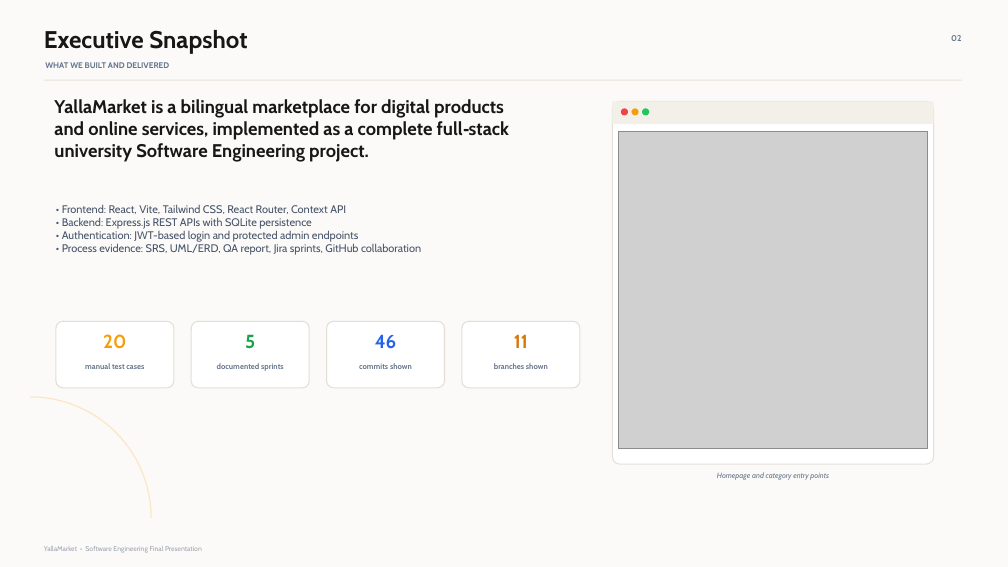
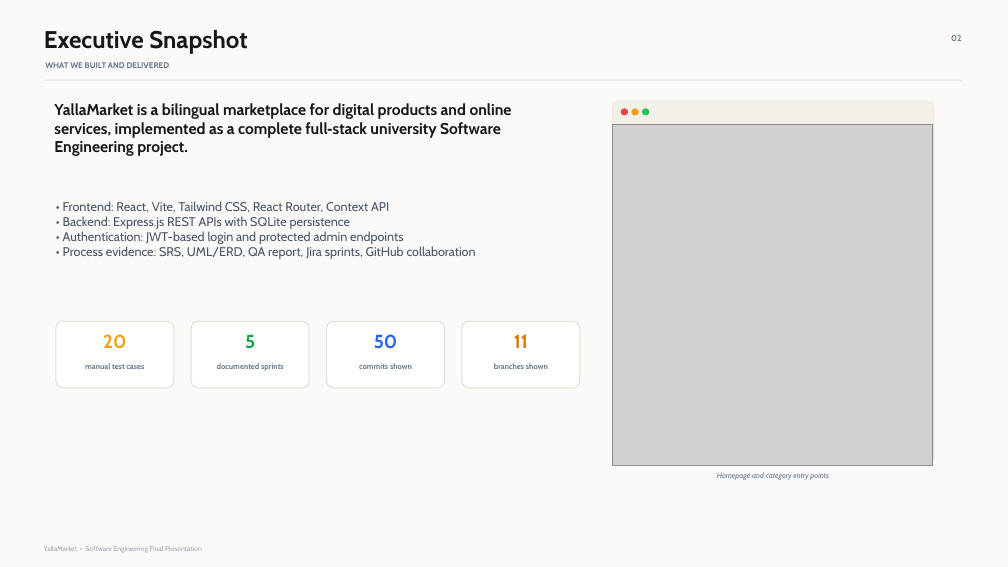
Before and after one commit to BaraaMasri99/yallaMarket, a slide deck: slide 2 of docs/PowerPoint/YallaMarket_Final_Presentation.pptx. Drawn at 1008x567 pixels with LibreOffice and Linux fonts; fonts in the diff are those of the drawing; grey boxes stand for pictures. Boxes give left, top, right and bottom in pixels: in the first picture for what was removed or moved away, otherwise in the second. Text is boxed around its words. In the diff, an @@ line names an element or a change of style, - is before the commit and + after.

```diff
--- a/docs/PowerPoint/YallaMarket_Final_Presentation.pptx
+++ b/docs/PowerPoint/YallaMarket_Final_Presentation.pptx
@@ arc (boxed as its full ellipse) removed at <box>734,0,1008,268</box> @@
@@ text "YallaMarket is a bilingual marketplace ..." at <box>54,103,512,156</box>: size 17.5 to 14.9 pt @@
@@ picture: place and size @@
-picture at <box>619,132,928,448</box>
+picture at <box>613,124,933,466</box>
@@ text "• Frontend: React, Vite, Tailwind ..." at <box>63,201,476,259</box>: size 10.5 to 12 pt @@
@@ text at <box>374,334,397,349</box>: text changed @@
-46
+50
@@ arc (boxed as its full ellipse) removed at <box>0,397,151,567</box> @@
```
Also in this commit, not shown: 13 other slides changed, 4 slides added, 2 slides removed, 15 other files.
